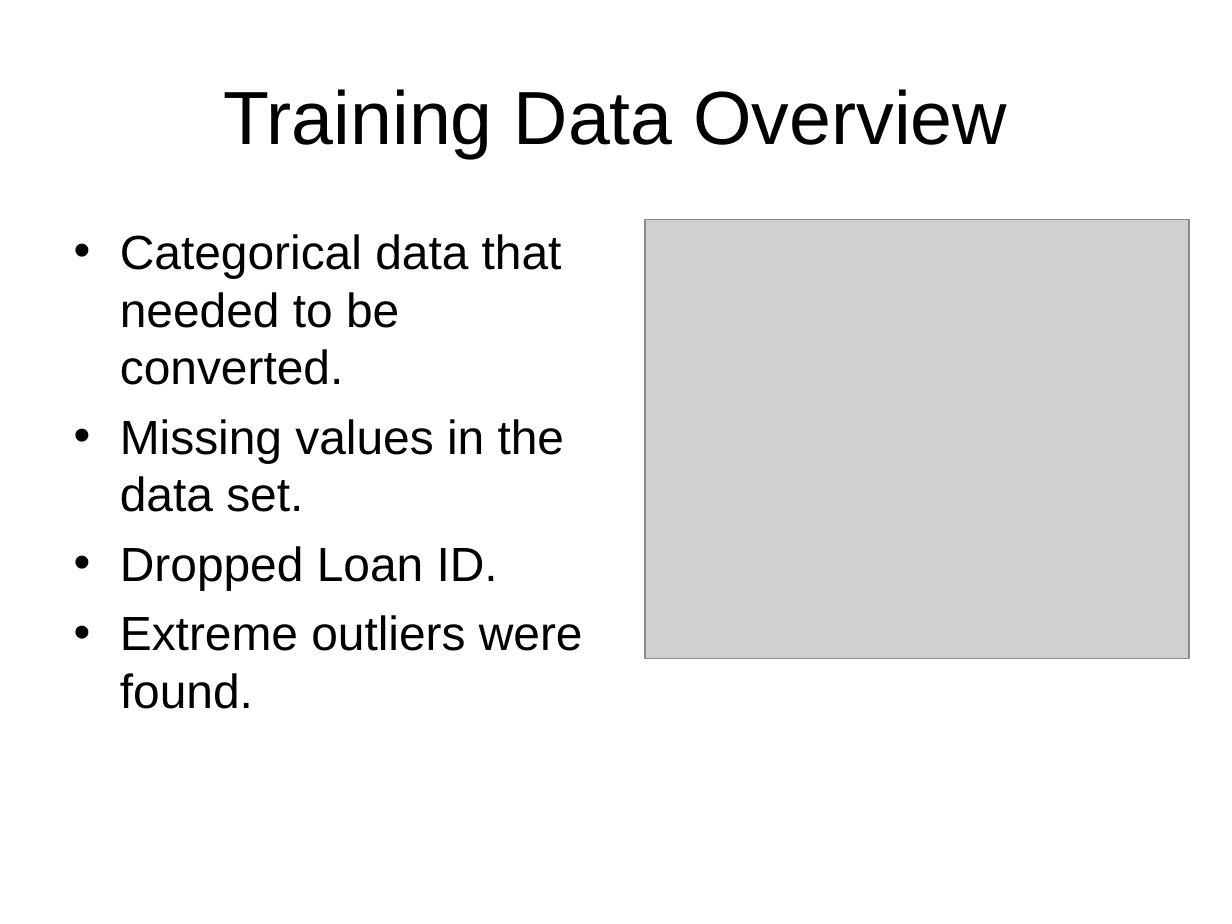
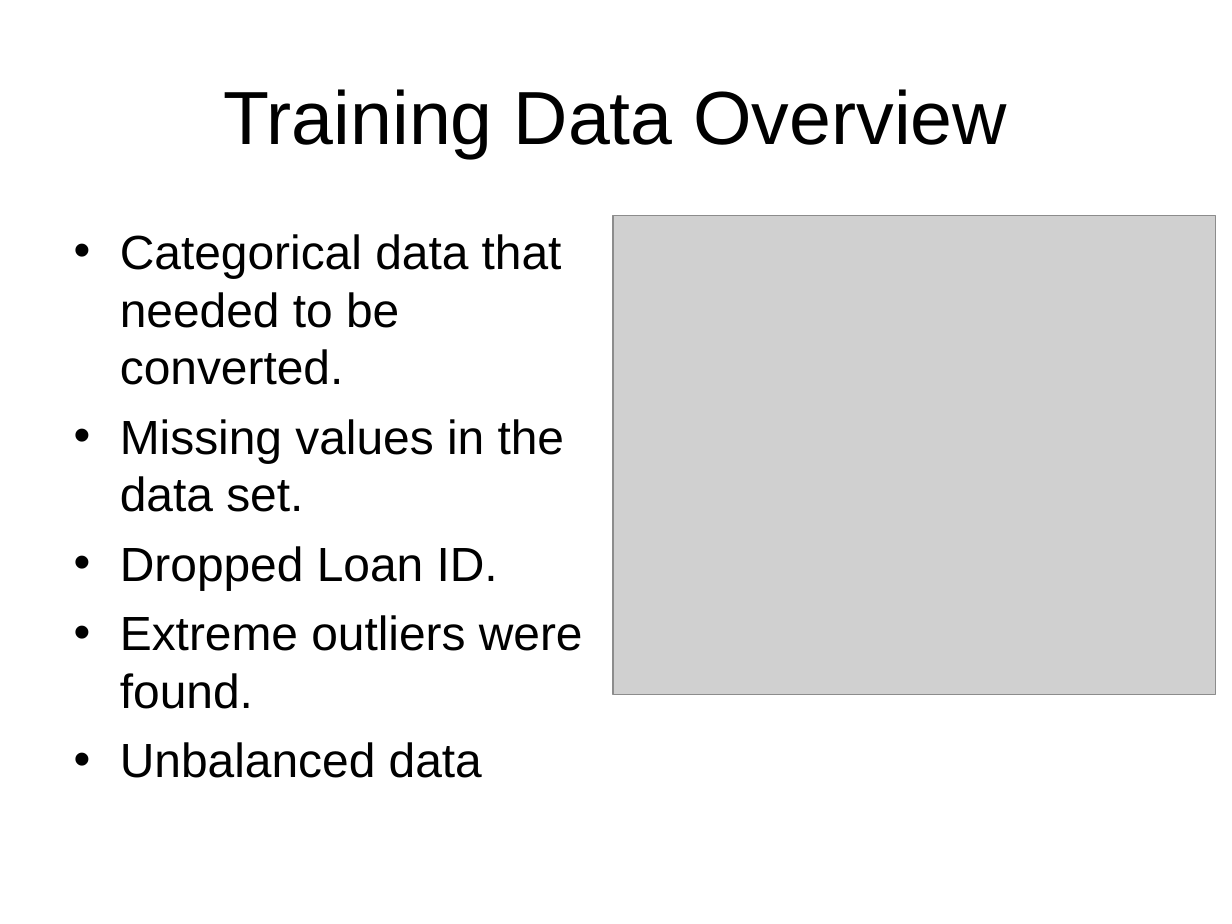
Before and after one commit to rsanchez-dv/ML_Training_Project, a slide deck: slide 4 of presentation.ppt. Drawn at 1232x924 pixels with LibreOffice and Linux fonts; fonts in the diff are those of the drawing; grey boxes stand for pictures; background and template pictures are left out. Boxes give left, top, right and bottom in pixels: in the first picture for what was removed or moved away, otherwise in the second. Text is boxed around its words. In the diff, an @@ line names an element or a change of style, - is before the commit and + after.

```diff
--- a/presentation.ppt
+++ b/presentation.ppt
@@ picture: place and size @@
-picture at box(646, 219, 1190, 658)
+picture at box(614, 216, 1216, 695)
@@ text at box(120, 742, 482, 778): paragraph added @@
+• Unbalanced data
```
Also in this commit, not shown: 4 other slides changed, 14 other files.
